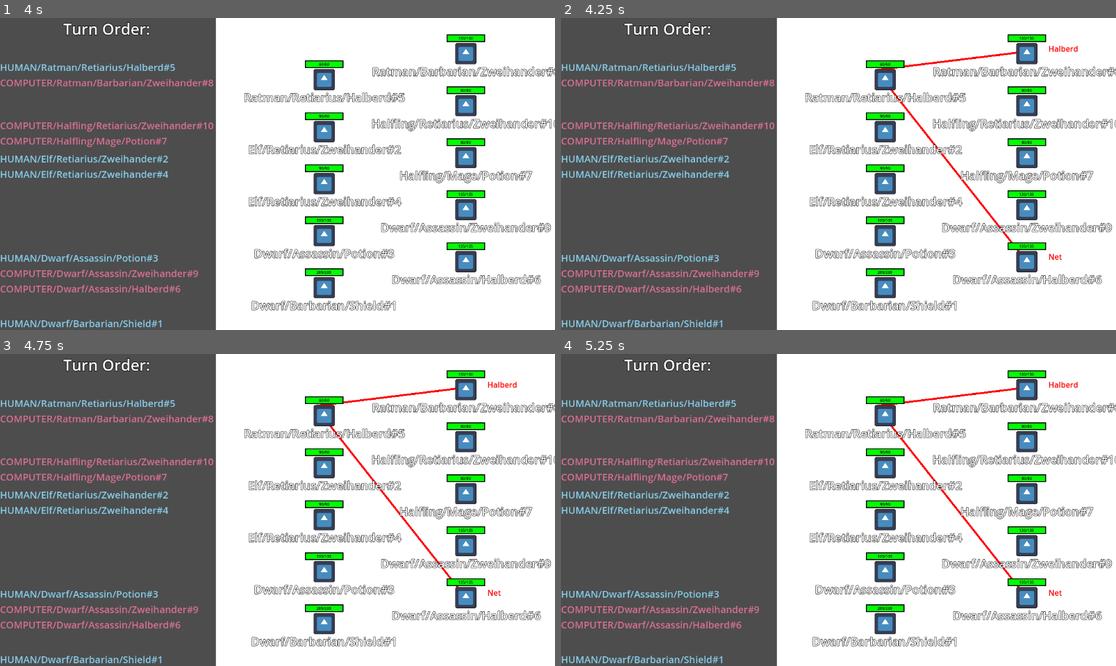
Above: before the commit, frames 1-4 (two rows, left to right).
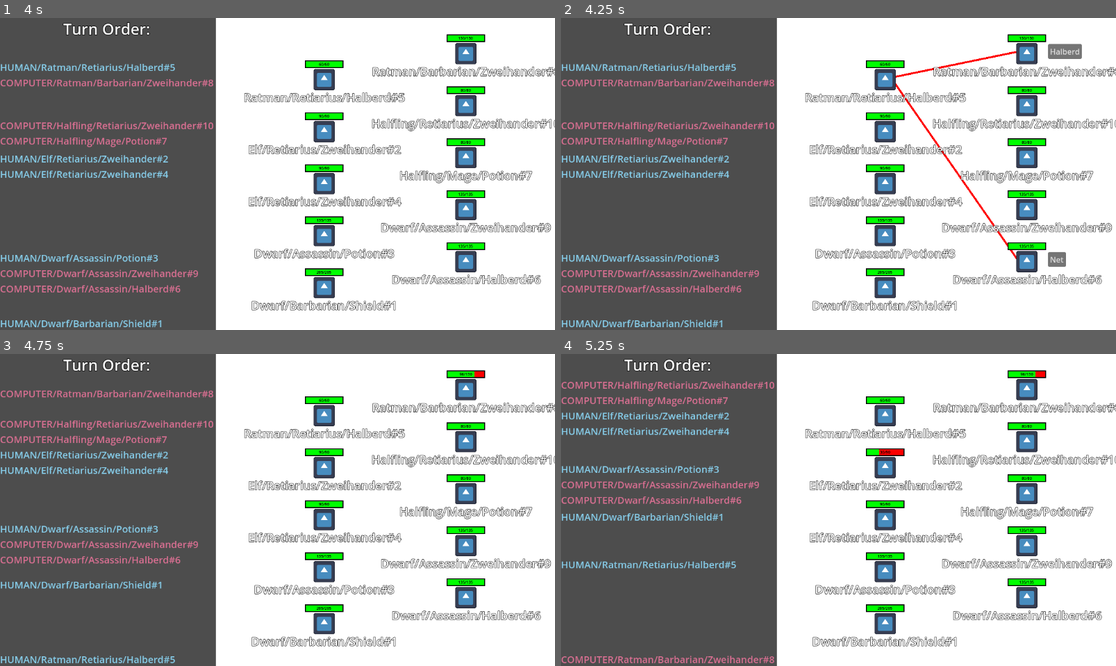
Above: after the commit, the same moments.

Repository: Habidakus/wild-jam-78-erase
Game: Godot game, scene res://Scenes/main.tscn
Same seed, same stepped clock (60 frames per second), same inputs: the game is played once before the commit and once after it. The engine's default icon, where the game draws it, is replaced by a stand-in: a white triangle on a blue panel in a dark square.
Inputs (mouse positions are in pixels of both pictures, inside the frame that each line leads up to):
- Up to frame 1 (4 s): tap Enter at 0.5, 2, 2.75 s; move the mouse to (399, 158) at 0.52 s; click (399, 158) at 0.67 s; click "Play" at 1.25 s; move the mouse to (166, 189) at 2.02 s; click (166, 189) at 2.17 s; move the mouse to (333, 105) at 2.77 s; click (333, 105) at 2.92 s; tap Space at 3.5 s; move the mouse to (249, 236) at 3.52 s; click (249, 236) at 3.67 s
- Up to frame 2 (4.25 s): no input
- Up to frame 3 (4.75 s): click (505, 388) at 4.25 s, where only the run after the commit has a clickable "Halberd"
- Up to frame 4 (5.25 s): tap Enter at 5 s; move the mouse to (1005, 556) at 5.02 s; click (1005, 556) at 5.17 s

Frame 1 is identical in both runs. In frame 2, 1.2% of the frame differs, in the area x 56-94%, y 8-80%; in frame 3, 7.7%; in frame 4, 7.9%, in the area x 0-94%, y 5-100%.

Commit message:
Humans can now attack using buttons on the arena screen

Diff:
--- a/Scripts/game.gd
+++ b/Scripts/game.gd
@@ -245,7 +245,7 @@
 				foe_count += 1
 	for unit : UnitStats in game_state.units:
 		var unit_graphics : UnitGraphics = battle_space_figures[unit.id]
-		unit_graphics.set_health(unit.current_health, unit.max_health)
+		unit_graphics.set_health(unit)
 
 func setup_game_state() -> void:
 	assert(game_state == null)
@@ -302,5 +302,21 @@
 				update_trip_sheet()
 				update_battle_space()
 				human_moves.clear()
-		else:
-			combat_state_machine_state.set_human_moves(human_moves)
+				return
+
+		var hover_callback : Callable = Callable(self, "human_hover_over_action")
+		var click_callback : Callable = Callable(self, "human_click_on_action")
+		combat_state_machine_state.set_human_moves(human_moves, hover_callback, click_callback)
+
+func human_hover_over_action(b : bool, move : EAction) -> void:
+	if b:
+		var dmg : float = game_state.get_unit_by_id(move.targetID).calculate_damage_from_attack(move.attack)
+		print(move.attack.attack_name + " for " + str(round(dmg * 10) / 10) + " damage.")
+
+func human_click_on_action(move : EAction) -> void:
+	game_state = move.resulting_state
+	combat_state_machine_state.clear_human_moves()
+	for unitID : int in battle_space_figures.keys():
+		(battle_space_figures[unitID] as UnitGraphics).clean_up_human_UX()
+	update_trip_sheet()
+	update_battle_space()
--- a/Scripts/gamestate_combat.gd
+++ b/Scripts/gamestate_combat.gd
@@ -4,7 +4,6 @@
 const rest : float = 1.0
 var cooldown : float = rest
 var human_moves : Array[EAction]
-var draw_list : Array
 
 func init(_game : Game) -> void:
 	game = _game
@@ -24,38 +23,21 @@
 		return
 
 	game.run_one_turn()
-	#if !draw_list.is_empty():
-		#queue_redraw()
-#
-#func _draw() -> void:
-	#var arena : ColorRect = find_child("Arena") as ColorRect
-	#var arena_pos : Vector2 = arena.position
-	#for entry : Array in draw_list:
-		#var actor : UnitGraphics = entry[0] as UnitGraphics
-		#if entry.size() == 2:
-			## applies to self
-			#draw_circle(actor.position - Vector2(64, 0), 32, Color.BLUE_VIOLET)
-		#else:
-			## applies to target
-			#var target : UnitGraphics = entry[1] as UnitGraphics
-			#actor.queue_redraw()
-			#actor.draw_line(Vector2.ZERO, target.position - actor.position, Color.GREEN, 4)
-			#draw_line(actor.position, (entry[1] as UnitGraphics).position, Color.RED, 4)
 
-func set_human_moves(moves : Array[MMCAction]) -> void:
+func set_human_moves(moves : Array[MMCAction], hover_callback : Callable, click_callback : Callable) -> void:
 	assert(human_moves.is_empty())
-	assert(draw_list.is_empty())
 	for move : MMCAction in moves:
 		var emove : EAction = move as EAction
 		human_moves.append(emove)
 		var actor_graphic : UnitGraphics = game.battle_space_figures[emove.actorID]
 		var target_graphic : UnitGraphics = game.battle_space_figures[emove.targetID]
 		if emove.actorID != emove.targetID:
-			draw_list.append([actor_graphic, target_graphic, emove.attack.attack_name])
-			actor_graphic.add_draw_attack(target_graphic, emove.attack)
+			actor_graphic.add_draw_attack(target_graphic, emove.attack, hover_callback.bind(emove), click_callback.bind(emove))
 		else:
-			draw_list.append([actor_graphic, emove.attack.attack_name])
-			actor_graphic.add_draw_action(emove.attack)
+			actor_graphic.add_draw_action(emove.attack, hover_callback.bind(emove), click_callback.bind(emove))
 
 func has_human_moves() -> bool:
 	return !human_moves.is_empty()
+
+func clear_human_moves() -> void:
+	human_moves.clear()
--- a/Scripts/unit_graphics.gd
+++ b/Scripts/unit_graphics.gd
@@ -7,31 +7,16 @@
 	var ret_val : UnitGraphics = our_scene.instantiate()
 	return ret_val
 
-# Called when the node enters the scene tree for the first time.
 func _ready() -> void:
 	max_health_width = (find_child("Blood Background") as ColorRect).size.x
 
-func _process(_delta: float) -> void:
-	if attack_list.is_empty() && action_list.is_empty():
-		return
-
-	queue_redraw()
-
-func calculate_offset(index : int, c : int, range : float) -> float:
+func calculate_offset(index : int, c : int, r : float) -> float:
 	if c == 1:
 		return 0
-	return lerpf(-range, range, float(index) / float(c - 1))
+	return lerpf(-r, r, float(index) / float(c - 1))
 
 func _draw() -> void:
-	var default_font = ThemeDB.fallback_font
-	var default_font_size = ThemeDB.fallback_font_size
-	var count : int = 0
 	const half_unit_graphic_height : float = 16.0
-	for action : AttackStats in action_list:
-		var pos : Vector2 = Vector2(-64, calculate_offset(count, action_list.size(), half_unit_graphic_height))
-		count += 1
-		draw_circle(Vector2.ZERO + pos, 32, Color.GREEN)
-		draw_string(default_font, pos, action.attack_name, HORIZONTAL_ALIGNMENT_CENTER, -1, default_font_size, Color.BLACK)
 	var attack_target_count : Dictionary # <UnitGraphics, int>
 	for attack : Array in attack_list:
 		var target : UnitGraphics = attack[0] as UnitGraphics
@@ -48,22 +33,80 @@
 			attack_target_placed[target] += 1
 		else:
 			attack_target_placed[target] = 1
-		var target_pos : Vector2 = Vector2(16, 16 + calculate_offset(tcount, attack_target_count[target], half_unit_graphic_height)) + target.global_position - self.global_position
-		var pos : Vector2 = target_pos + Vector2(48, 0)
-		draw_line(Vector2.ZERO, target_pos, Color.RED, 4)
-		draw_string(default_font, pos, attack[1].attack_name, HORIZONTAL_ALIGNMENT_CENTER, -1, default_font_size, Color.RED)
+		var target_pos : Vector2 = Vector2(0, 16 + calculate_offset(tcount, attack_target_count[target], half_unit_graphic_height)) + target.global_position - self.global_position
+		draw_line(Vector2(32, 16), target_pos, Color.RED, 4)
 
 func set_unit_name(n : String) -> void:
 	(find_child("Name") as Label).text = n
 
-func set_health(current : float, max_health : float) -> void:
-	(find_child("Health") as ColorRect).size.x = max_health_width * current / max_health
-	(find_child("HealthText") as Label).text = str(max(1,round(current))) + "/" + str(round(max_health))
+func set_health(unit : UnitStats) -> void:
+	var health_rect : ColorRect = find_child("Health") as ColorRect
+	var health_text : Label = find_child("HealthText") as Label
+	if unit.is_alive():
+		health_rect.show()
+		health_rect.size.x = max_health_width * unit.current_health / unit.max_health
+		health_text.text = str(max(1,round(unit.current_health))) + "/" + str(round(unit.max_health))
+	else:
+		health_rect.hide()
+		health_text.text = "DEAD"
 
 var attack_list : Array
-func add_draw_attack(target : UnitGraphics, attack : AttackStats) -> void:
+func add_draw_attack(target : UnitGraphics, attack : AttackStats, hover_callback : Callable, click_callback : Callable) -> void:
 	attack_list.append([target, attack])
+	target.activate_attack_button(hover_callback, click_callback, attack)
+	queue_redraw()
 
-var action_list : Array[AttackStats]
-func add_draw_action(attack : AttackStats) -> void:
-	action_list.append(attack)
+func add_draw_action(attack : AttackStats, hover_callback : Callable, click_callback : Callable) -> void:
+	activate_action_button(hover_callback, click_callback, attack)
+
+func clean_up_human_UX() -> void:
+	attack_list.clear()
+	for button : Button in attack_buttons:
+		remove_child(button)
+		button.queue_free()
+	attack_buttons.clear()
+	for button : Button in action_buttons:
+		remove_child(button)
+		button.queue_free()
+	action_buttons.clear()
+	queue_redraw()
+
+func create_button(pos : Vector2, text : String, hover_callback : Callable, click_callback : Callable) -> Button:
+	var new_button : Button = Button.new()
+	new_button.position = pos
+	new_button.text = text
+	new_button.mouse_entered.connect(hover_callback.bind(true))
+	new_button.mouse_exited.connect(hover_callback.bind(false))
+	new_button.pressed.connect(click_callback)
+	add_child(new_button)
+	return new_button
+
+var action_buttons : Array
+func activate_action_button(hover_callback : Callable, click_callback : Callable, attack : AttackStats) -> void:
+	const half_unit_graphic_height : float = 16.0
+	var base_pos : Vector2 = Vector2(-64, 0)
+	if !action_buttons.is_empty():
+		var count : int = 0
+		for existing_button : Button in action_buttons:
+			existing_button.position = base_pos + Vector2(0, calculate_offset(count, action_buttons.size() + 1, half_unit_graphic_height))
+			count += 1
+
+		var pos : Vector2 = base_pos + Vector2(0, calculate_offset(count, action_buttons.size() + 1, half_unit_graphic_height))
+		action_buttons.append(create_button(pos, attack.attack_name, hover_callback, click_callback))
+	else:
+		action_buttons.append(create_button(base_pos, attack.attack_name, hover_callback, click_callback))
+
+var attack_buttons : Array
+func activate_attack_button(hover_callback : Callable, click_callback : Callable, attack : AttackStats) -> void:
+	const half_unit_graphic_height : float = 16.0
+	var base_pos : Vector2 = Vector2(64, 0)
+	if !attack_buttons.is_empty():
+		var count : int = 0
+		for existing_button : Button in attack_buttons:
+			existing_button.position = base_pos + Vector2(0, calculate_offset(count, attack_buttons.size() + 1, half_unit_graphic_height))
+			count += 1
+
+		var pos : Vector2 = base_pos + Vector2(0, calculate_offset(count, attack_buttons.size() + 1, half_unit_graphic_height))
+		attack_buttons.append(create_button(pos, attack.attack_name, hover_callback, click_callback))
+	else:
+		attack_buttons.append(create_button(base_pos, attack.attack_name, hover_callback, click_callback))
